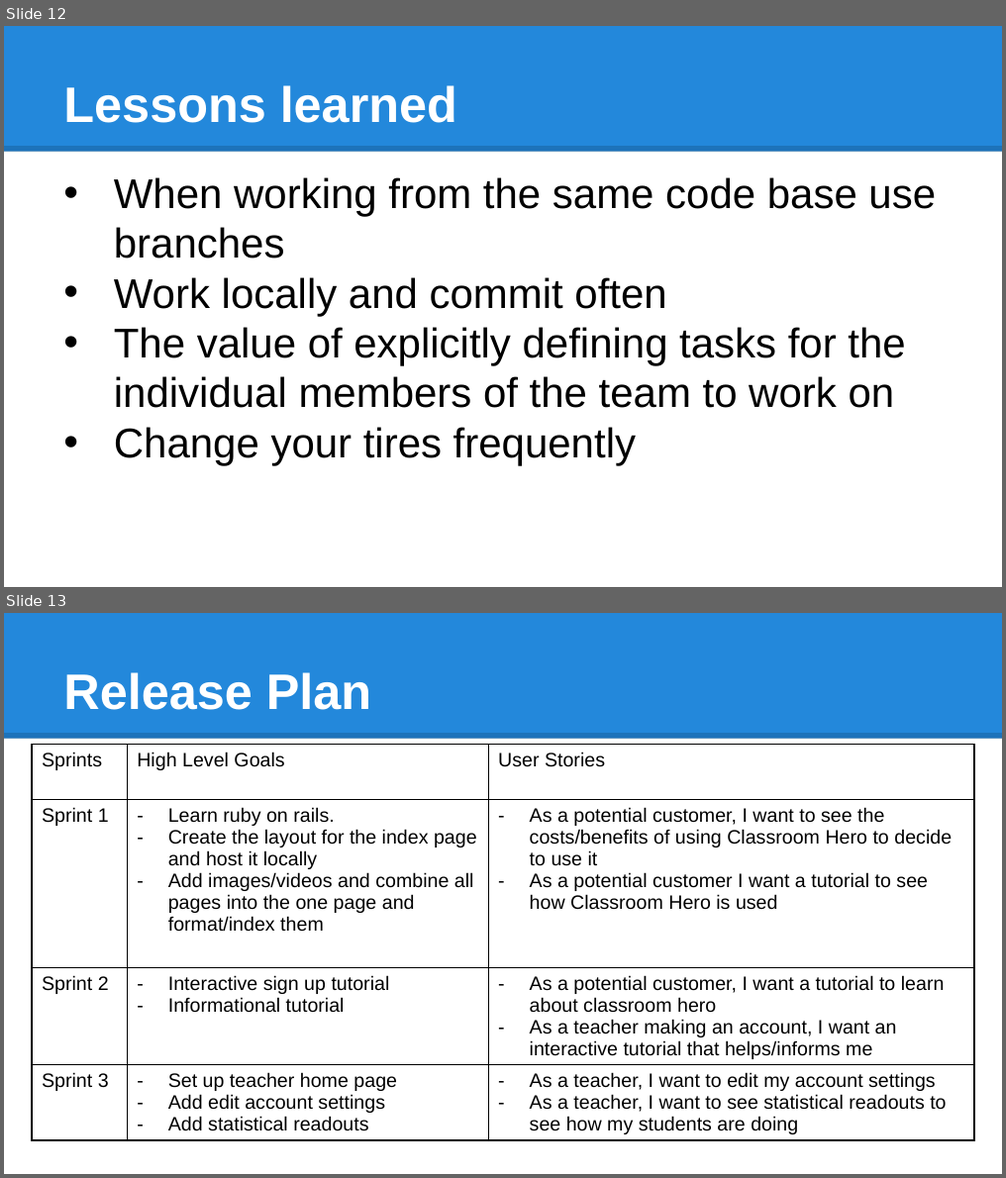
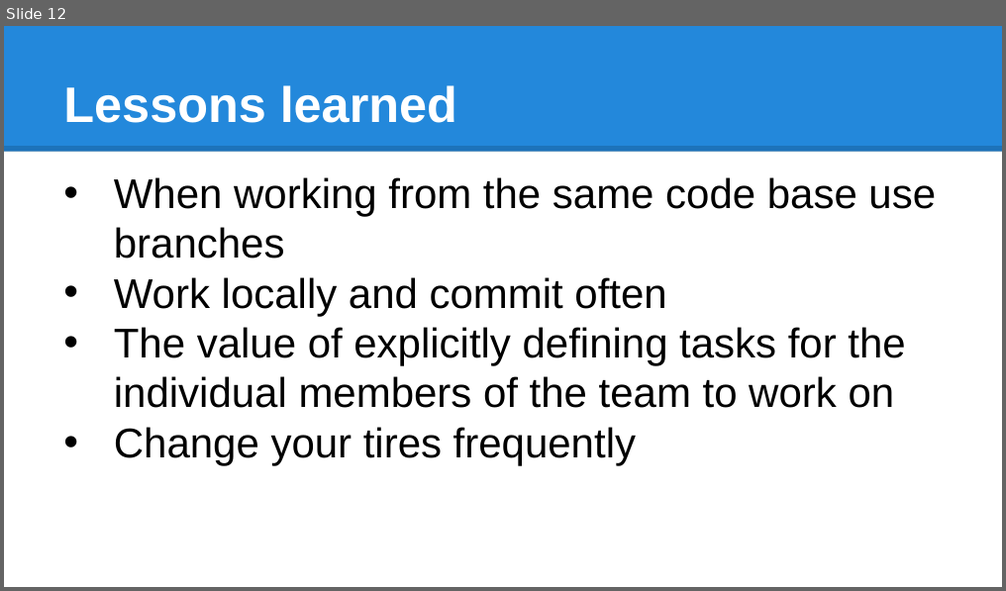
Before and after one commit to JoshNussbaum/classroom-hero-rails, a slide deck: CS115_Presentation.pptx. Shown one above the other, each under a label of ours: slides 12 and 13 before the commit, slide 12 after it. The pictures are 1006x1178 and 1006x591 pixels, drawn with LibreOffice and Linux fonts; fonts in the diff are those of the drawing. Boxes give left, top, right and bottom in pixels: in the first picture for what was removed or moved away, otherwise in the second. Text is boxed around its words. In the diff, an @@ line names an element or a change of style, - is before the commit and + after.

Commit message:
info blobs, about page, scrolldeck
i’m tired.

```diff
--- a/CS115_Presentation.pptx
+++ b/CS115_Presentation.pptx
@@ slide 13 removed at [4, 613, 1002, 1174], background #FFFFFF; not listed: 2 template elements that a slide beside it also shows @@
@@ title removed at [63, 672, 371, 710] @@
-Release Plan
@@ table removed at [32, 745, 974, 1156], 4 rows, 3 columns @@
-Sprints | High Level Goals | User Stories
-Sprint 1 | Learn ruby on rails. / Create the layout for the index page and host it locally / Add images/videos and combine all pages into the one page and format/index them | As a potential customer, I want to see the costs/benefits of using Classroom Hero to decide to use it / As a potential customer I want a tutorial to see how Classroom Hero is used
-Sprint 2 | Interactive sign up tutorial / Informational tutorial | As a potential customer, I want a tutorial to learn about classroom hero / As a teacher making an account, I want an interactive tutorial that helps/informs me
-Sprint 3 | Set up teacher home page / Add edit account settings / Add statistical readouts | As a teacher, I want to edit my account settings / As a teacher, I want to see statistical readouts to see how my students are doing
```
Also in this commit, not shown: 2 slides changed, 30 other files.
